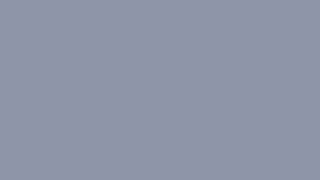
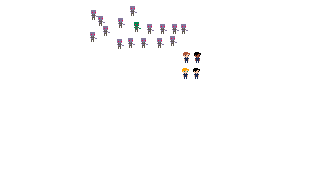
Layered file, before and after one edit (320×180). Changes by layer:
hid "night ov erlay" over 0, 0, 320, 180
added layer "Pasted Layer" above "critters" over 193, 68, 200, 79
showed "critters", painted on it over 90, 6, 201, 79
